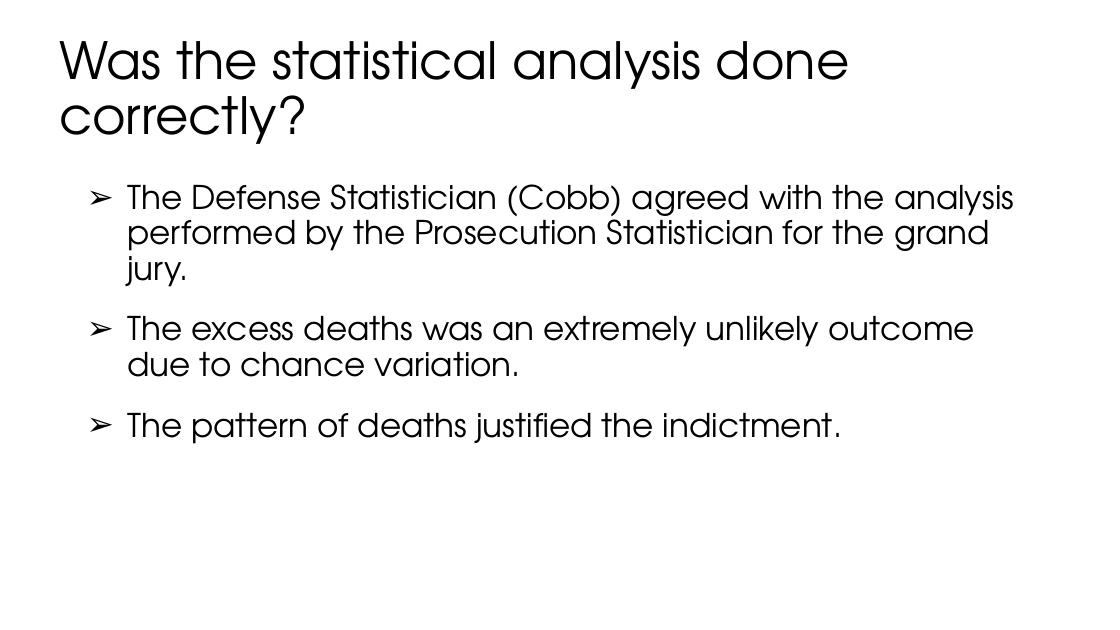
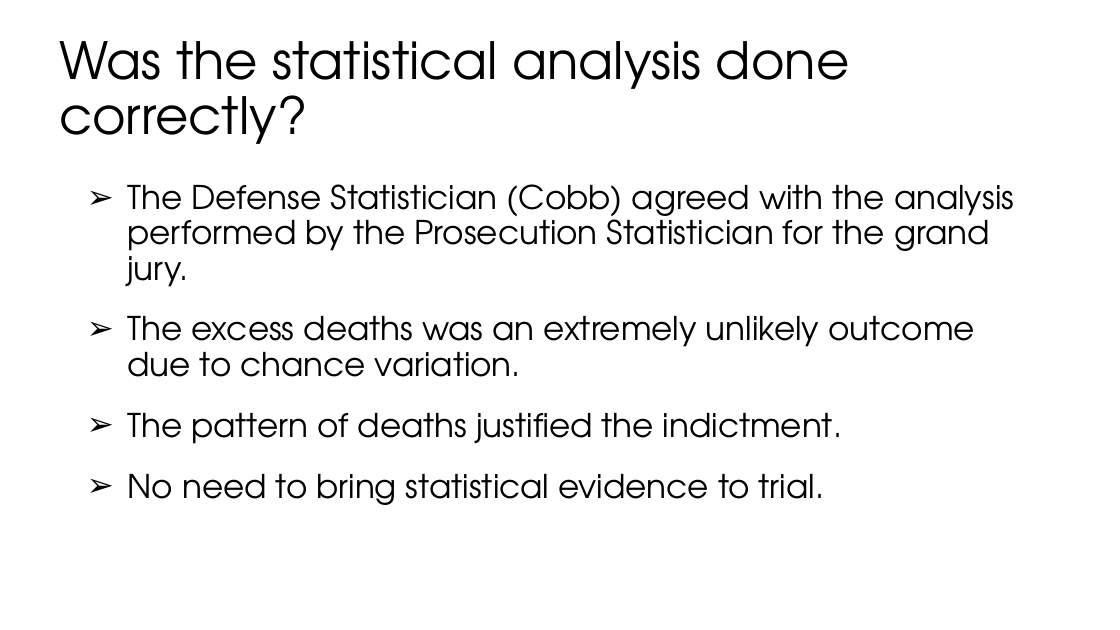
Before and after one commit to BawCOS/sp18, a slide deck: slide 31 of assets/lectures/lec24/24-hypothesis-testing.pptx (slide 32 before the commit). Drawn at 1120x630 pixels with LibreOffice and Linux fonts; fonts in the diff are those of the drawing. Boxes give left, top, right and bottom in pixels: in the first picture for what was removed or moved away, otherwise in the second. Text is boxed around its words. In the diff, an @@ line names an element or a change of style, - is before the commit and + after.

```diff
--- a/assets/lectures/lec24/24-hypothesis-testing.pptx
+++ b/assets/lectures/lec24/24-hypothesis-testing.pptx
@@ text at [127,474,824,505]: paragraph added @@
+➢ No need to bring statistical evidence to trial.
```
Also in this commit, not shown: 5 other slides changed, 1 slide removed.
